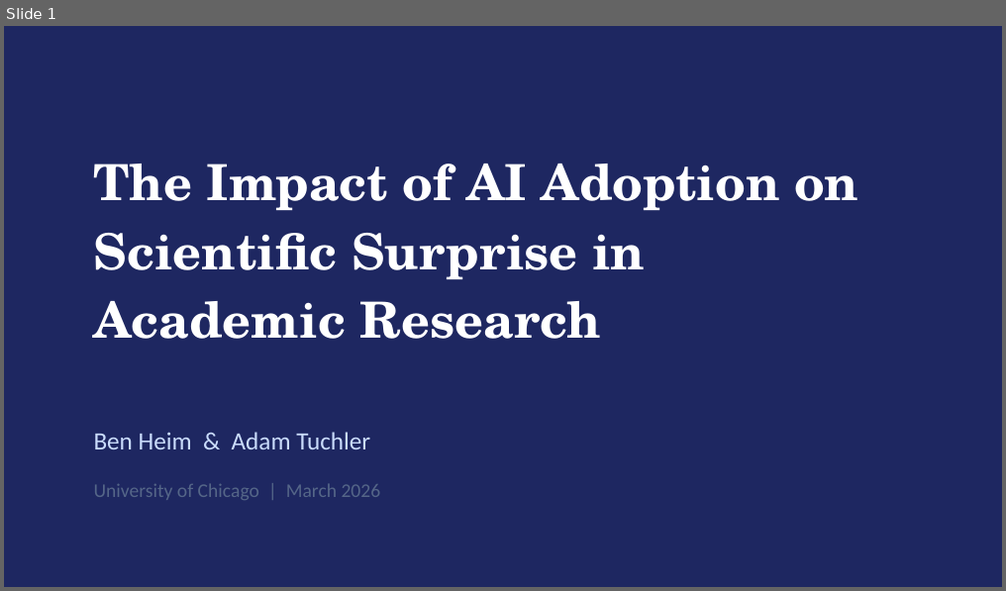
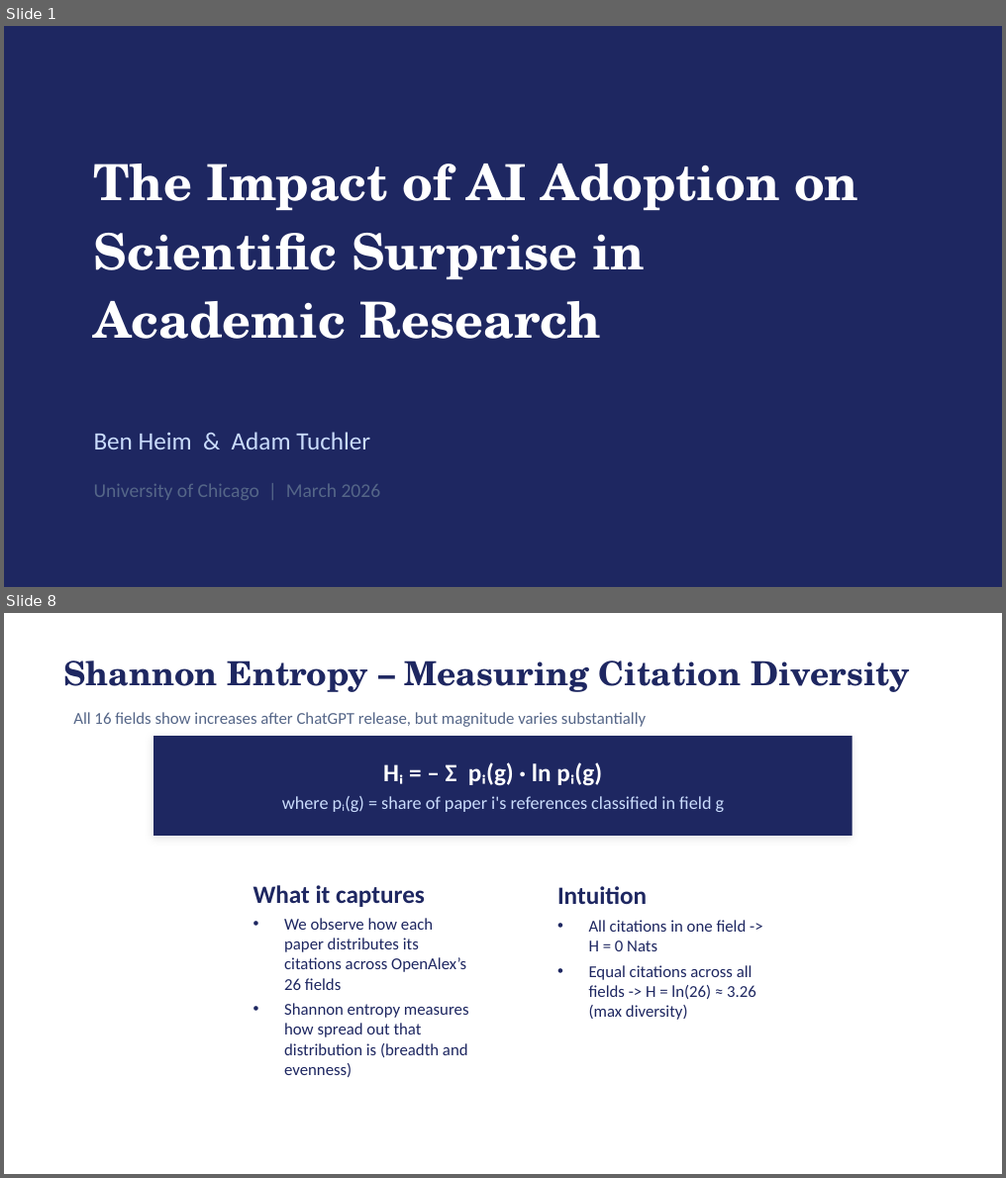
Before and after one commit to bheim/aig_final_project, a slide deck: presentation.pptx. Shown one above the other, each under a label of ours: slide 1 before the commit, slides 1 and 8 after it; the slides between them are not shown. The pictures are 1006x591 and 1006x1178 pixels, drawn with LibreOffice and Linux fonts; fonts in the diff are those of the drawing. Boxes give left, top, right and bottom in pixels: in the first picture for what was removed or moved away, otherwise in the second. Text is boxed around its words. In the diff, an @@ line names an element or a change of style, - is before the commit and + after.

```diff
--- a/presentation.pptx
+++ b/presentation.pptx
@@ slide 8 added at (4,613,1002,1174), background #FFFFFF @@
@@ text added at (63,661,910,692), 24 pt, text #1E2761, bold @@
+Shannon Entropy – Measuring Citation Diversity
@@ text added at (73,712,646,727), 12 pt, text #556688 @@
+All 16 fields show increases after ChatGPT release, but magnitude varies substantially
@@ rectangle added at (153,736,852,836), fill #1E2761 @@
@@ text added at (383,762,602,786), 18 pt, text #FFFFFF, bold @@
+Hᵢ = – Σ pᵢ(g) · ln pᵢ(g)
@@ text added at (282,796,725,812), 13 pt, text #CADCFC @@
+where pᵢ(g) = share of paper i's references classified in field g
@@ text added at (253,885,469,1077), 12 pt, text #1E2761 @@
+What it captures
+• We observe how each paper distributes its citations across OpenAlex’s 26 fields
+• Shannon entropy measures how spread out that distribution is (breadth and evenness)
@@ text added at (557,886,756,1020), 12 pt, text #1E2761 @@
+Intuition
+• All citations in one field -> H = 0 Nats
+• Equal citations across all fields -> H = ln(26) ≈ 3.26 (max diversity)
```
Also in this commit, not shown: 6 slides changed, 10 other slides added, 2 other files.
